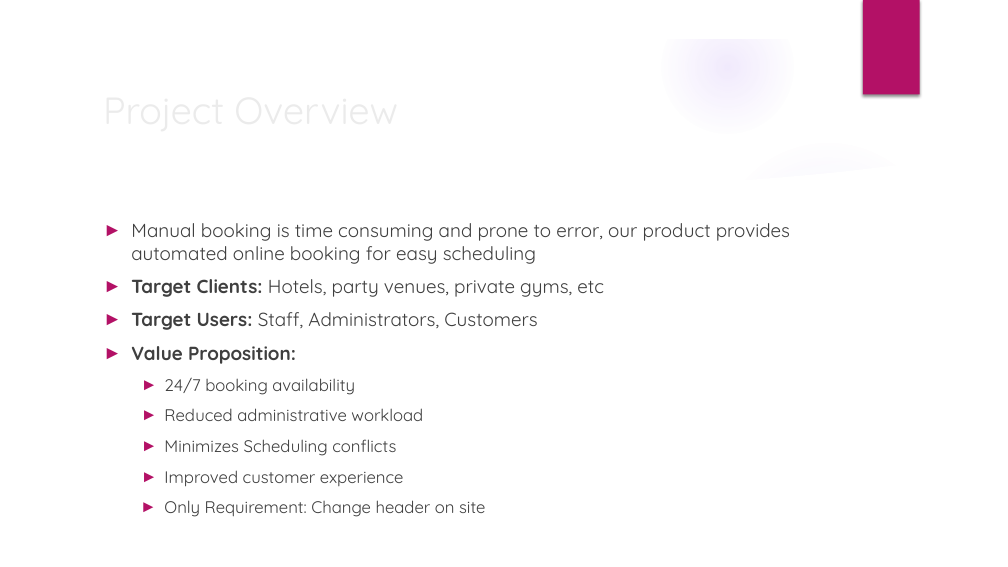
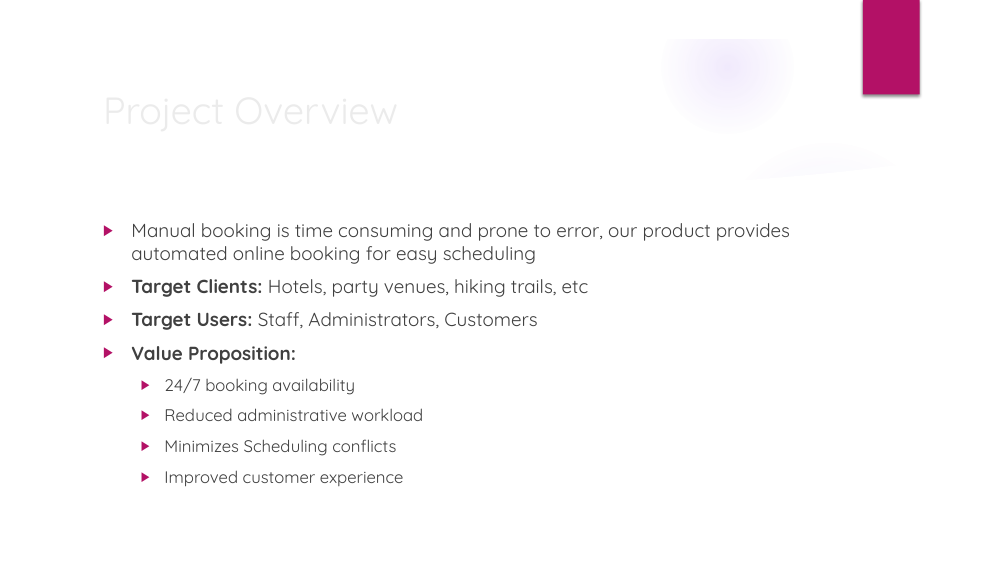
Before and after one commit to SamHdevstuff/COSC213---Final-Project, a slide deck: slide 3 of presentationMaterial/Presentation.pptx. Drawn at 1008x567 pixels with LibreOffice and Linux fonts; fonts in the diff are those of the drawing; background and template pictures are left out. Boxes give left, top, right and bottom in pixels: in the first picture for what was removed or moved away, otherwise in the second. Text is boxed around its words. In the diff, an @@ line names an element or a change of style, - is before the commit and + after.

```diff
--- a/presentationMaterial/Presentation.pptx
+++ b/presentationMaterial/Presentation.pptx
@@ text at (x1=131, y1=223, x2=790, y2=487): text colour #3F3F3F to #404040 in "Manual booking is time consuming and prone ...", "Target Users: Staff, Administrators, Customers", "Value Proposition:", "24/7 booking availability" and 3 more places; bullet ► to ▶; more space between paragraphs @@
@@ text at (x1=131, y1=279, x2=589, y2=297): text changed; text colour #3F3F3F to #404040 @@
-► Target Clients: Hotels, party venues, private gyms, etc
+▶ Target Clients: Hotels, party venues, hiking trails, etc
@@ text at (x1=164, y1=500, x2=485, y2=517): paragraph removed @@
-  ► Only Requirement: Change header on site
```
Also in this commit, not shown: 8 other slides changed.
